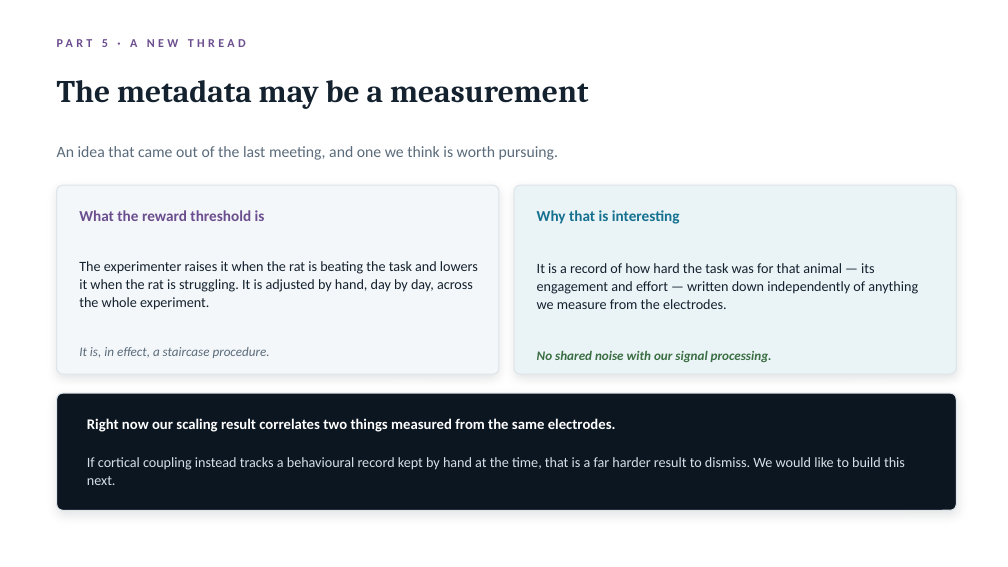
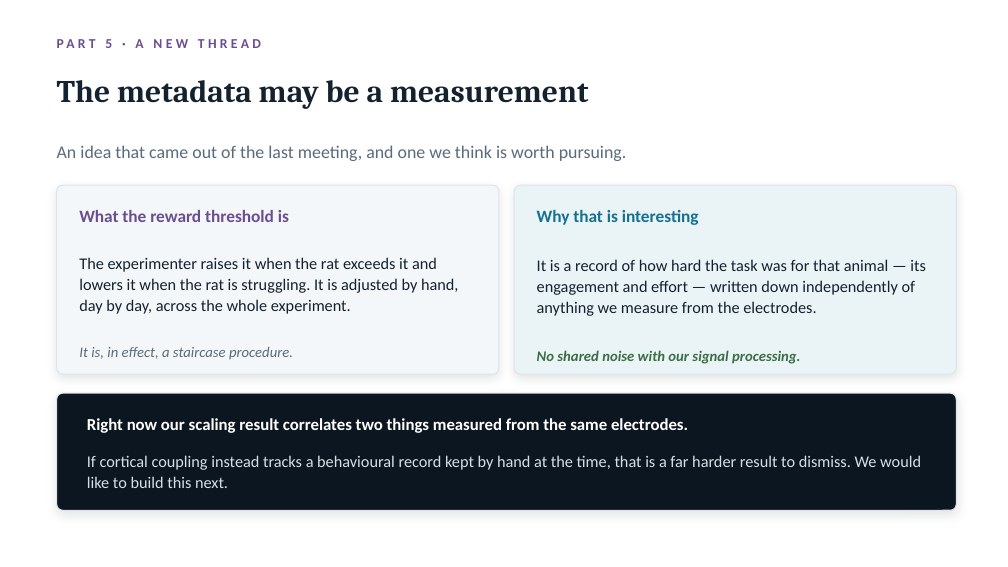
Before and after one commit to switchrao777/hroc-ncan, a slide deck: slide 27 of slides/HROC_Team_Presentation.pptx. Drawn at 1008x567 pixels with LibreOffice and Linux fonts; fonts in the diff are those of the drawing. Boxes give left, top, right and bottom in pixels: in the first picture for what was removed or moved away, otherwise in the second. Text is boxed around its words. In the diff, an @@ line names an element or a change of style, - is before the commit and + after.

```diff
--- a/slides/HROC_Team_Presentation.pptx
+++ b/slides/HROC_Team_Presentation.pptx
@@ text "PART 5 · A NEW ..." at [105,39,143,48]: size 11.5 to 13 pt @@
@@ text "An idea that came out ..." at [57,145,626,161]: size 15 to 17 pt @@
@@ text "What the reward threshold is" at [79,210,289,222]: size 14.5 to 16.5 pt @@
@@ text "Why that is interesting" at [537,210,699,225]: size 14.5 to 16.5 pt @@
@@ text "It is a record of ..." at [537,259,926,316]: size 13.5 to 15.5 pt @@
@@ text at [79,257,458,314]: text changed; size 13.5 to 15.5 pt @@
-The experimenter raises it when the rat is beating the task and lowers it when the rat is struggling. It is adjusted by hand, day by day, across the whole experiment.
+The experimenter raises it when the rat exceeds it and lowers it when the rat is struggling. It is adjusted by hand, day by day, across the whole experiment.
@@ text "It is, in effect, a ..." at [79,347,293,360]: size 12.5 to 14 pt @@
@@ text "No shared noise with our ..." at [537,350,801,364]: size 12.5 to 14 pt @@
@@ text "Right now our scaling result ..." at [87,418,688,433]: size 14 to 16 pt @@
@@ text "If cortical coupling instead tracks ..." at [87,455,921,488]: size 13.5 to 15.5 pt @@
```
Also in this commit, not shown: 32 other slides changed, 1 slide added, 1 slide removed, 31 other files.
